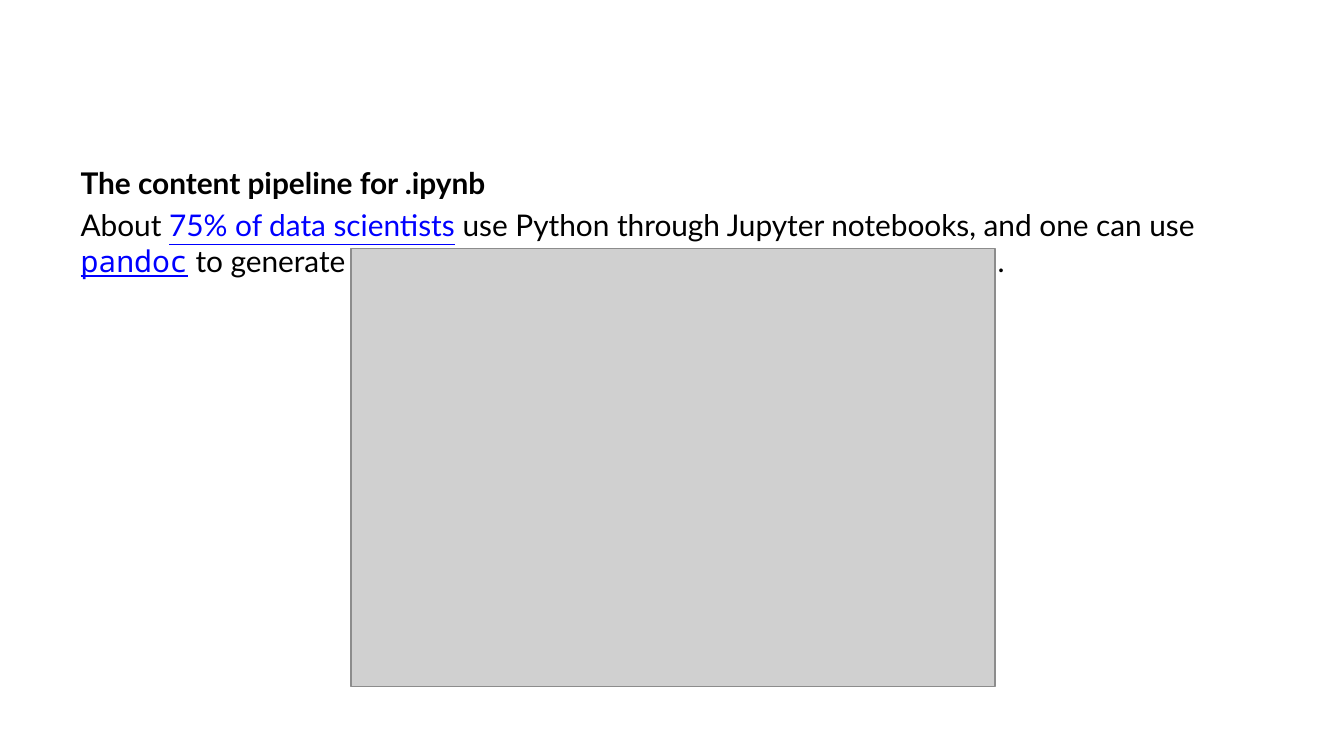
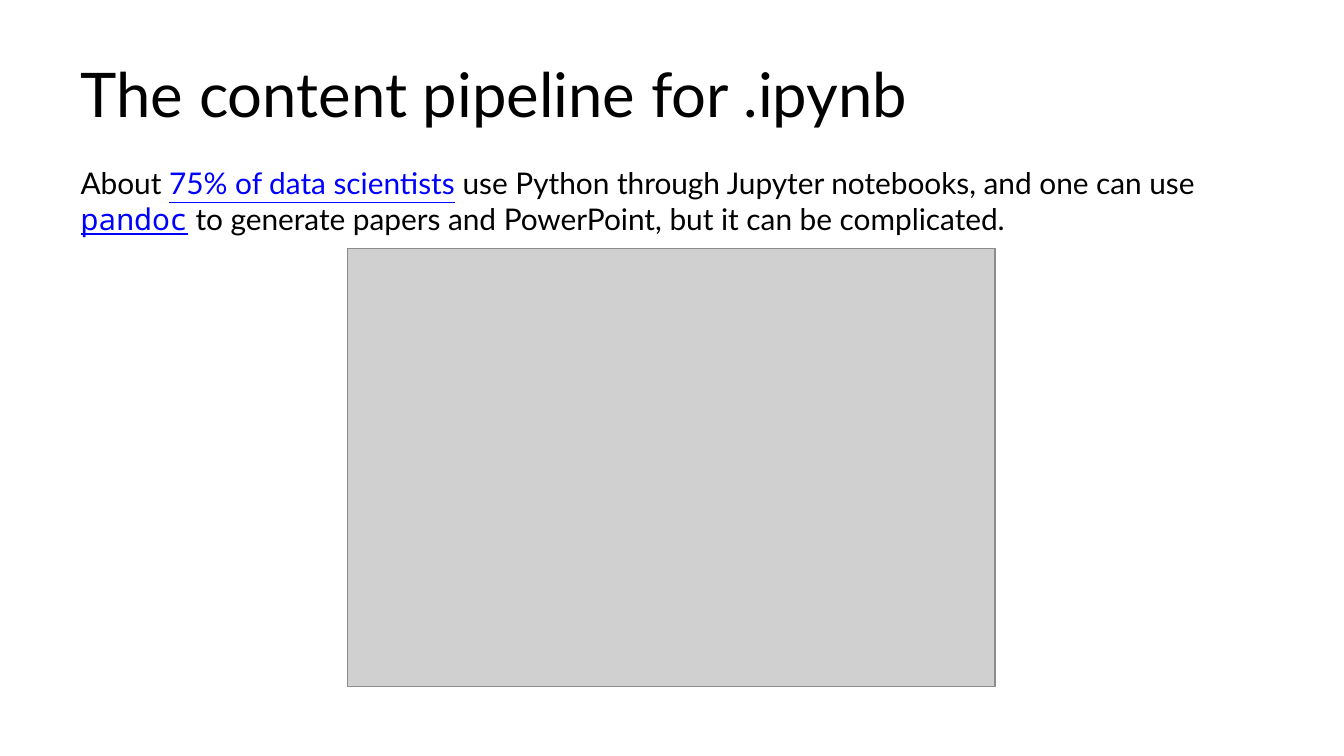
Before and after one commit to lucas-a-meyer/using-quarto, a slide deck: slide 6 of docs/presentation.pptx. Drawn at 1344x756 pixels with LibreOffice and Linux fonts; fonts in the diff are those of the drawing; grey boxes stand for pictures. Boxes give left, top, right and bottom in pixels: in the first picture for what was removed or moved away, otherwise in the second. Text is boxed around its words. In the diff, an @@ line names an element or a change of style, - is before the commit and + after.

```diff
--- a/docs/presentation.pptx
+++ b/docs/presentation.pptx
@@ title added at box(81, 71, 907, 128), 33 pt, text #000000 @@
+The content pipeline for .ipynb
@@ text at box(81, 171, 486, 199): paragraph removed @@
-The content pipeline for .ipynb
@@ picture: place and size @@
-picture at box(351, 249, 995, 687)
+picture at box(347, 249, 995, 687)
```
Also in this commit, not shown: 18 other slides changed, 8 slides added, 11 slides removed, 43 other files.
